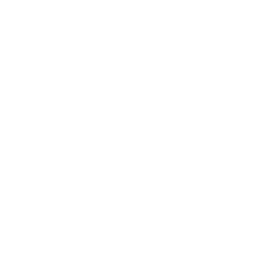
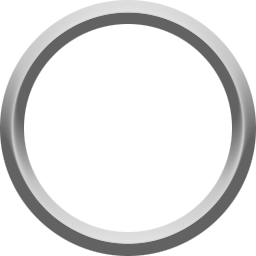
Layered file, before and after one edit (256x256). Changes by layer:
hid "mask-square" over [0, 0, 256, 256]
hid "mask-round" over [0, 0, 256, 256]
hid "frame-round-thin-flat" over [0, 0, 256, 256]
hid "frame-round-thin-sharp" over [0, 0, 256, 256]
hid "frame-round-thin-soft" over [0, 0, 256, 256]
hid "frame-round-thick-flat" over [0, 0, 256, 256]
hid "frame-round-thick-soft" over [0, 0, 256, 256]
hid "frame-square-thick-flat" over [0, 0, 256, 256]
hid "frame-square-thick-sharp" over [0, 0, 256, 256]
hid "frame-square-thick-soft" over [0, 0, 256, 256]
